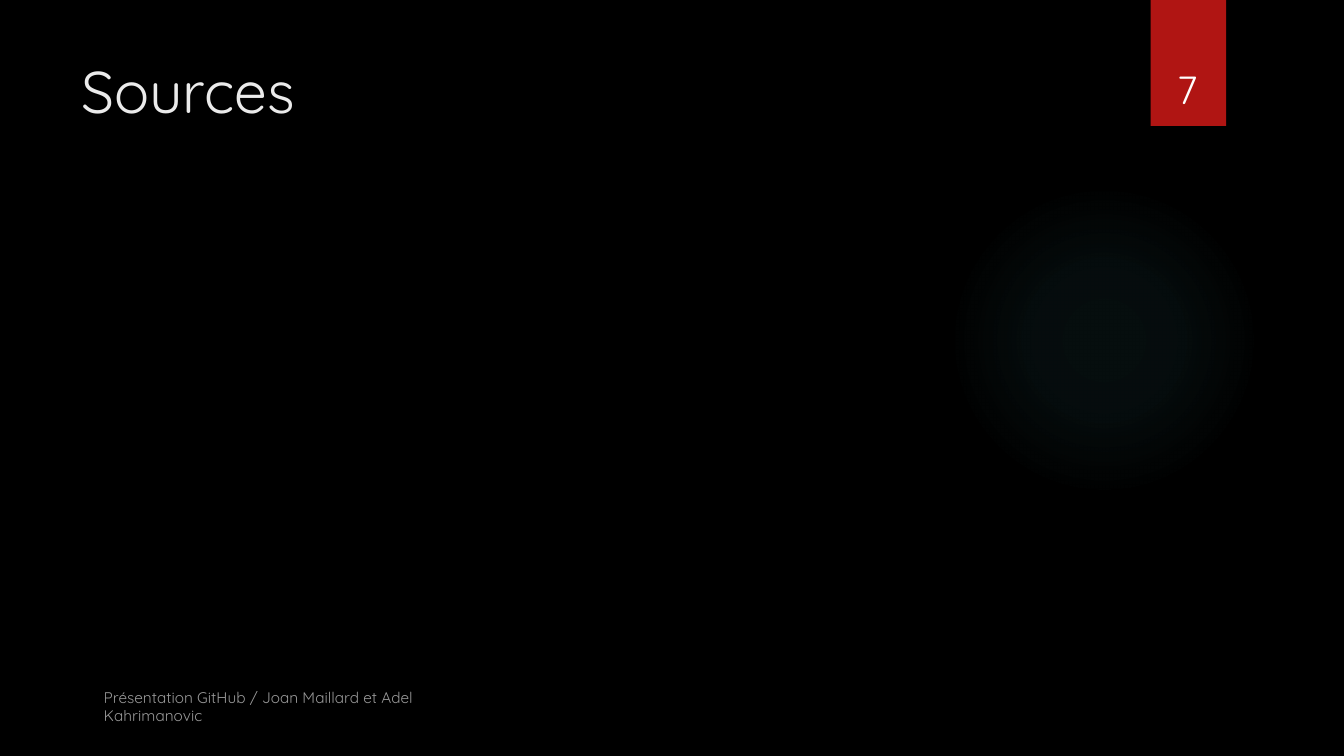
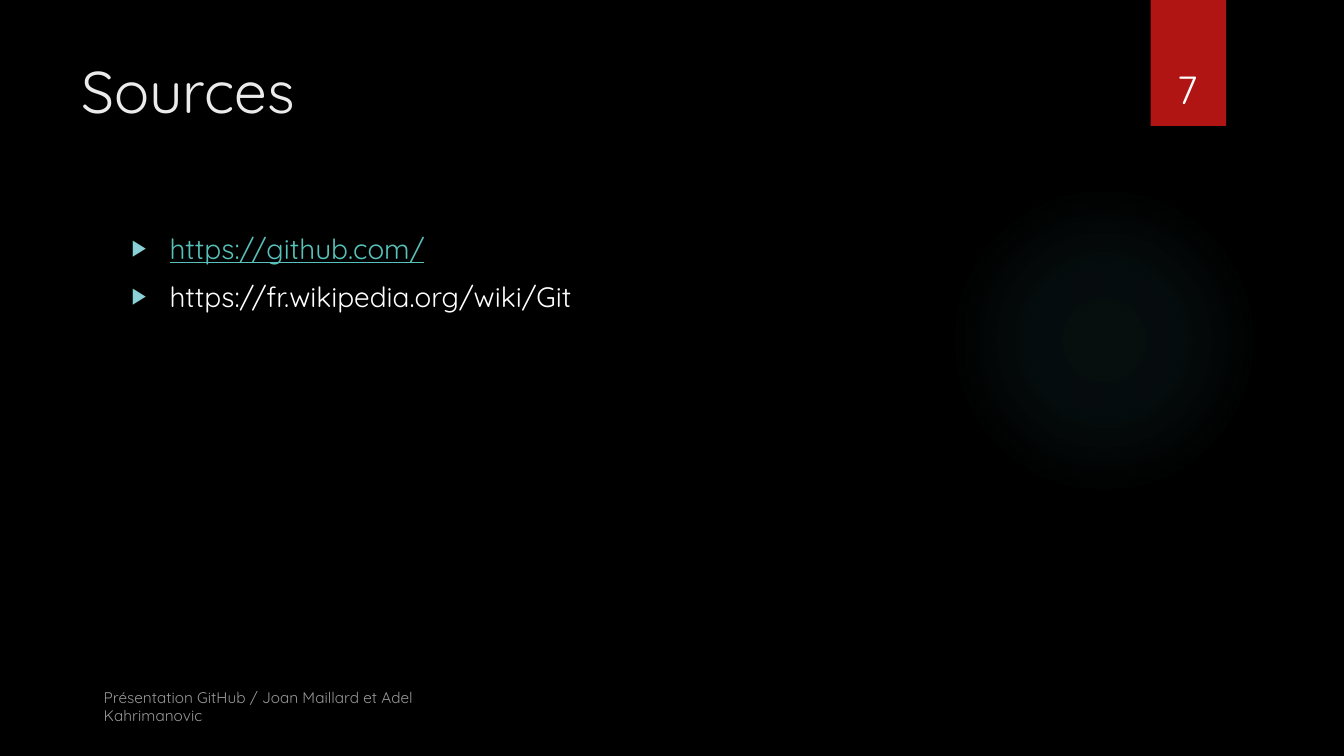
Before and after one commit to JoanMaillard/Manette, a slide deck: slide 7 of GitHub.pptx. Drawn at 1344x756 pixels with LibreOffice and Linux fonts; fonts in the diff are those of the drawing; background and template pictures are left out. Boxes give left, top, right and bottom in pixels: in the first picture for what was removed or moved away, otherwise in the second. Text is boxed around its words. In the diff, an @@ line names an element or a change of style, - is before the commit and + after.

```diff
--- a/GitHub.pptx
+++ b/GitHub.pptx
@@ text added at box(170, 236, 572, 313), 20 pt, text #FFFFFF @@
+▶ https://github.com/
+▶ https://fr.wikipedia.org/wiki/Git
```
Also in this commit, not shown: 1 other slide changed.
